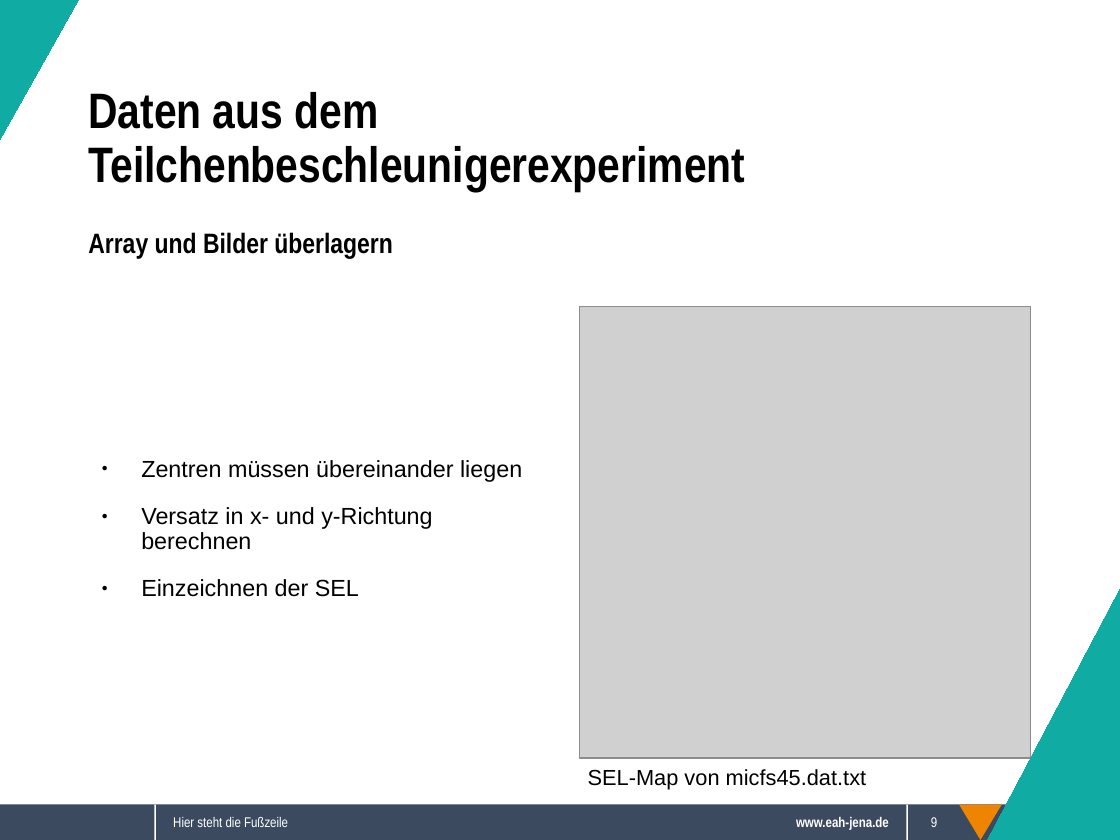
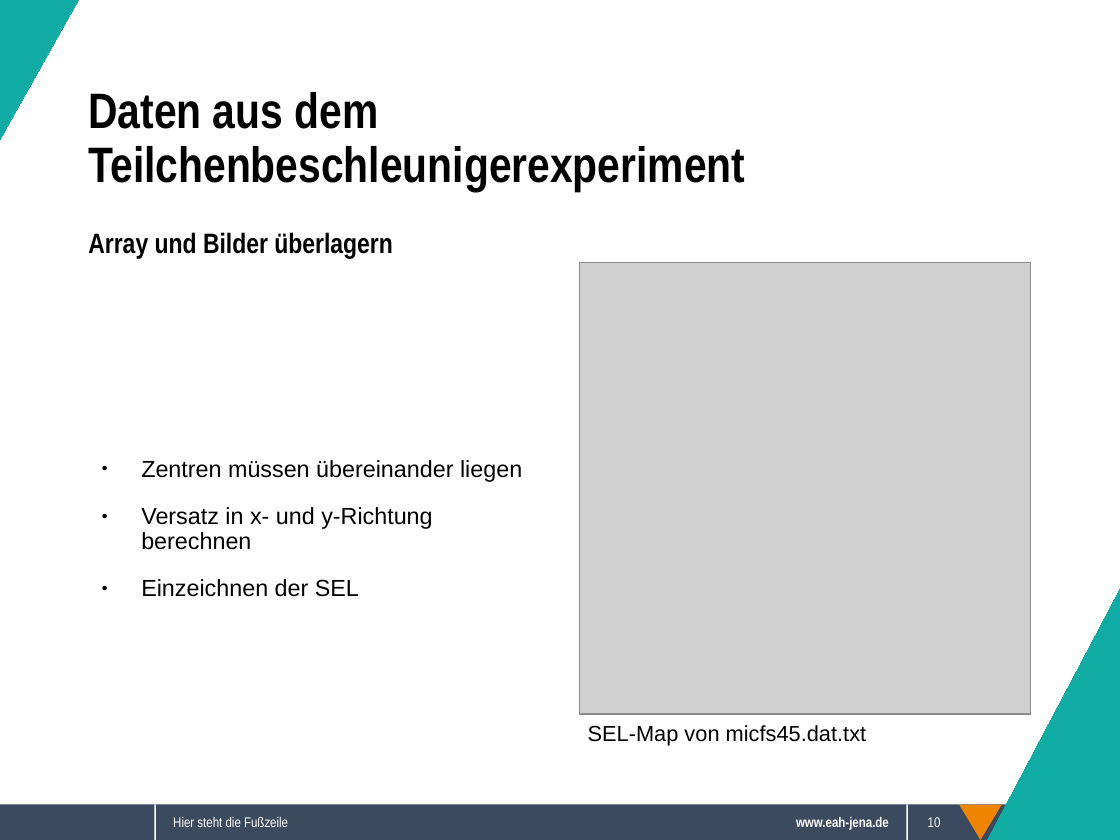
Before and after one commit to Sappy5053/Komplexpraktikum, a slide deck: slide 10 of Präsentation.odp (slide 9 before the commit). Drawn at 1120x840 pixels with LibreOffice and Linux fonts; fonts in the diff are those of the drawing; grey boxes stand for pictures; background and template pictures are left out. Boxes give left, top, right and bottom in pixels: in the first picture for what was removed or moved away, otherwise in the second. Text is boxed around its words. In the diff, an @@ line names an element or a change of style, - is before the commit and + after.

```diff
--- a/Präsentation.odp
+++ b/Präsentation.odp
@@ picture moved from (x1=579, y1=307, x2=1030, y2=758) to (x1=579, y1=263, x2=1030, y2=715) @@
@@ text "SEL-Map von micfs45.dat.txt" moved from (x1=588, y1=769, x2=867, y2=790) to (x1=588, y1=725, x2=867, y2=746) @@
@@ page number at (x1=928, y1=817, x2=941, y2=827): text changed @@
-9
+10
```
Also in this commit, not shown: 9 other slides changed, 1 slide added, 2 other files.
